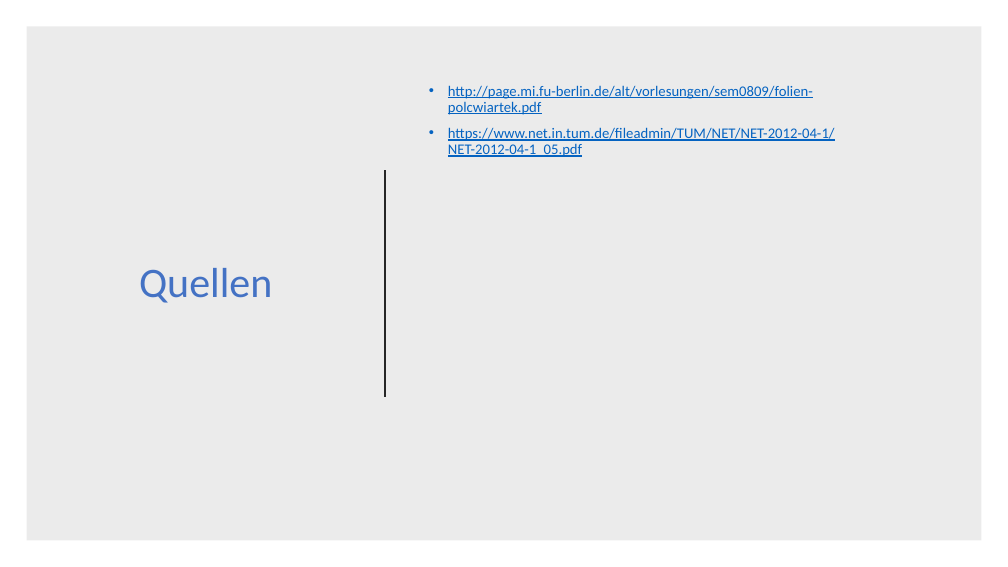
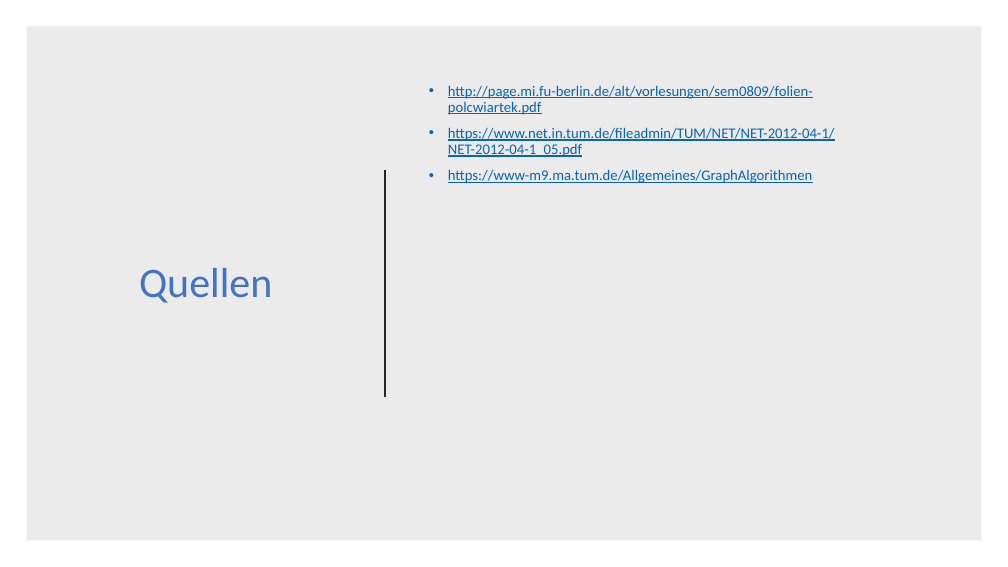
Before and after one commit to DerAlexx/Angewandte-Mathematik, a slide deck: slide 19 of Praktikum_6/Abgabe 6.pptx. Drawn at 1008x567 pixels with LibreOffice and Linux fonts; fonts in the diff are those of the drawing. Boxes give left, top, right and bottom in pixels: in the first picture for what was removed or moved away, otherwise in the second. Text is boxed around its words. In the diff, an @@ line names an element or a change of style, - is before the commit and + after.

```diff
--- a/Praktikum_6/Abgabe 6.pptx
+++ b/Praktikum_6/Abgabe 6.pptx
@@ text at <box>448,169,813,183</box>: paragraph added @@
+• https://www-m9.ma.tum.de/Allgemeines/GraphAlgorithmen
```
